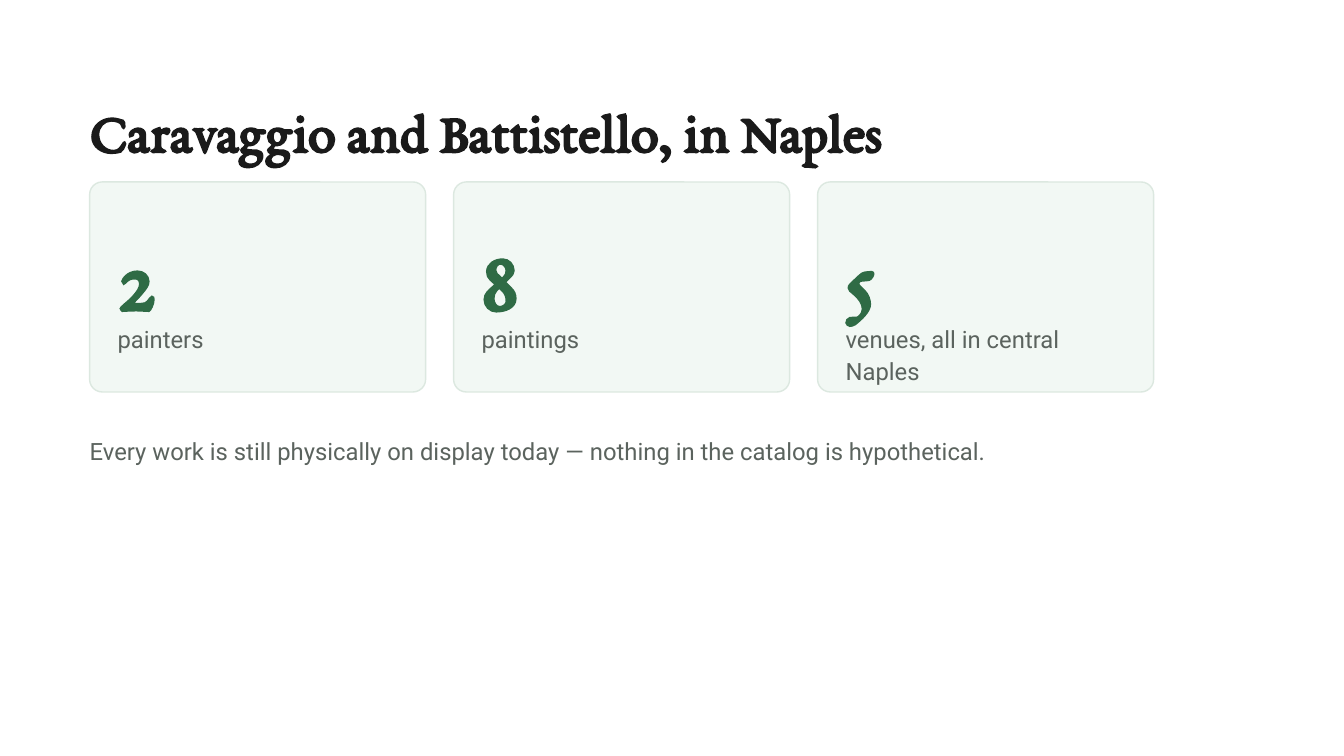
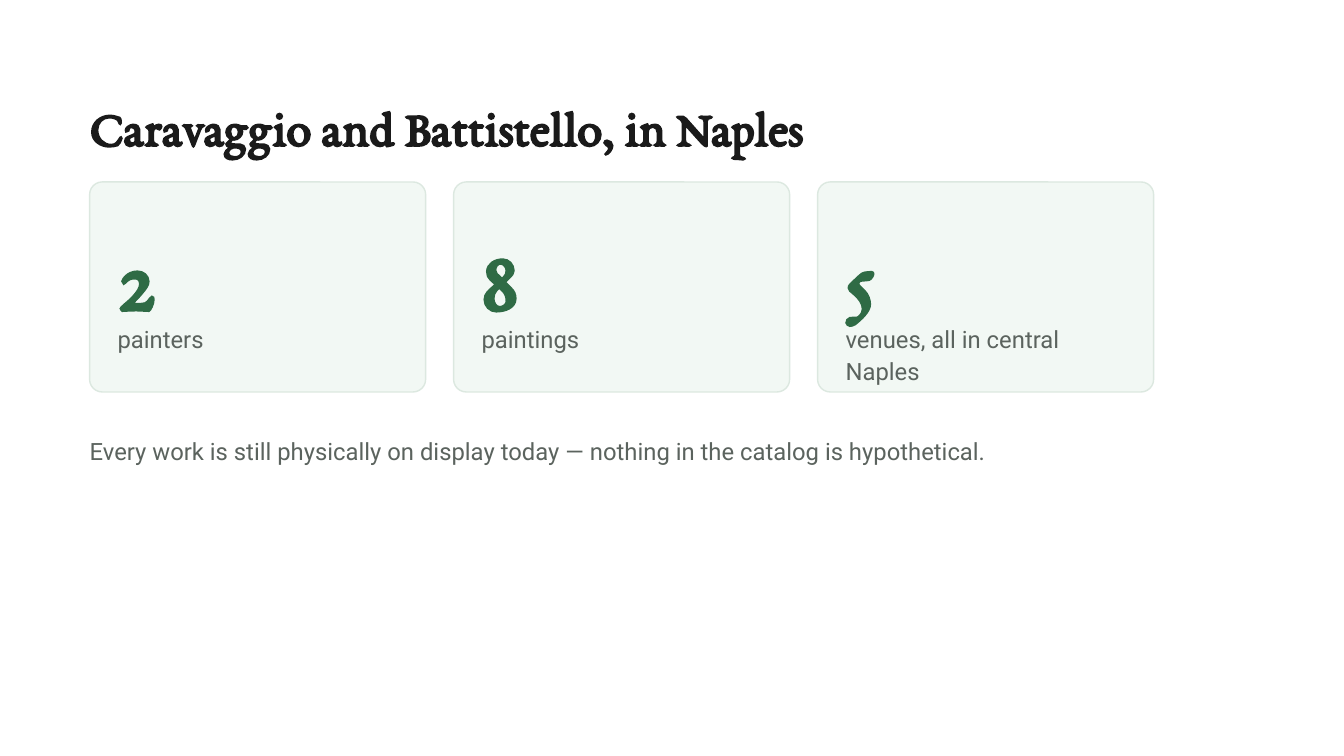
Before and after one commit to Mahdi-Miri/NLP-Project, a slide deck: slide 4 of presentation.pptx. Drawn at 1344x756 pixels with LibreOffice and Linux fonts; fonts in the diff are those of the drawing. Boxes give left, top, right and bottom in pixels: in the first picture for what was removed or moved away, otherwise in the second. Text is boxed around its words. In the diff, an @@ line names an element or a change of style, - is before the commit and + after.

```diff
--- a/presentation.pptx
+++ b/presentation.pptx
@@ text "Caravaggio and Battistello, in Naples" at (90, 110, 804, 159): size 40 to 36 pt @@
```
Also in this commit, not shown: 2 other slides changed, 6 other files.
